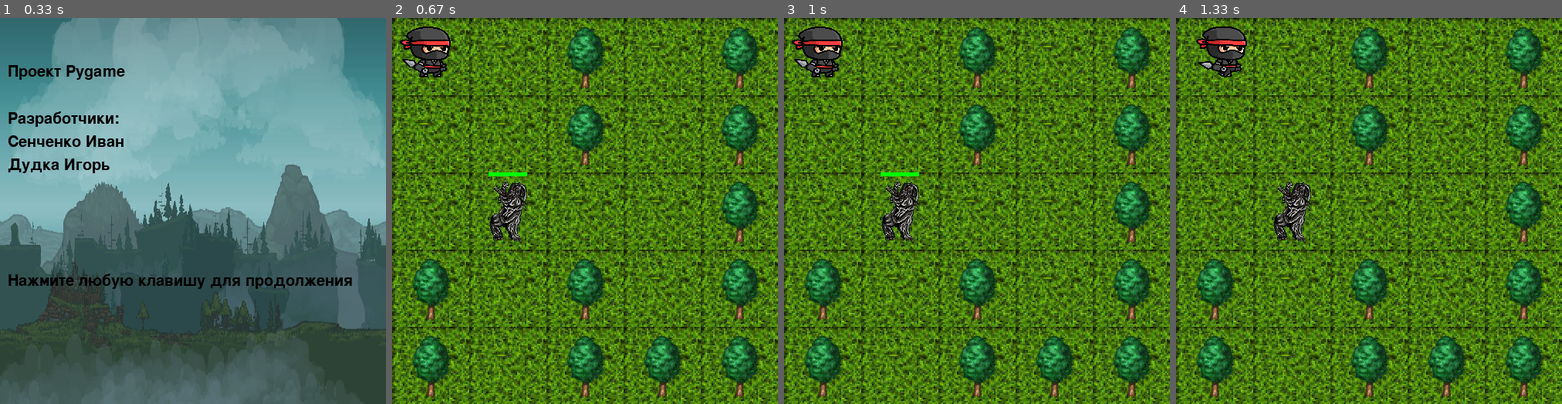
Above: before the commit, frames 1-4 (left to right).
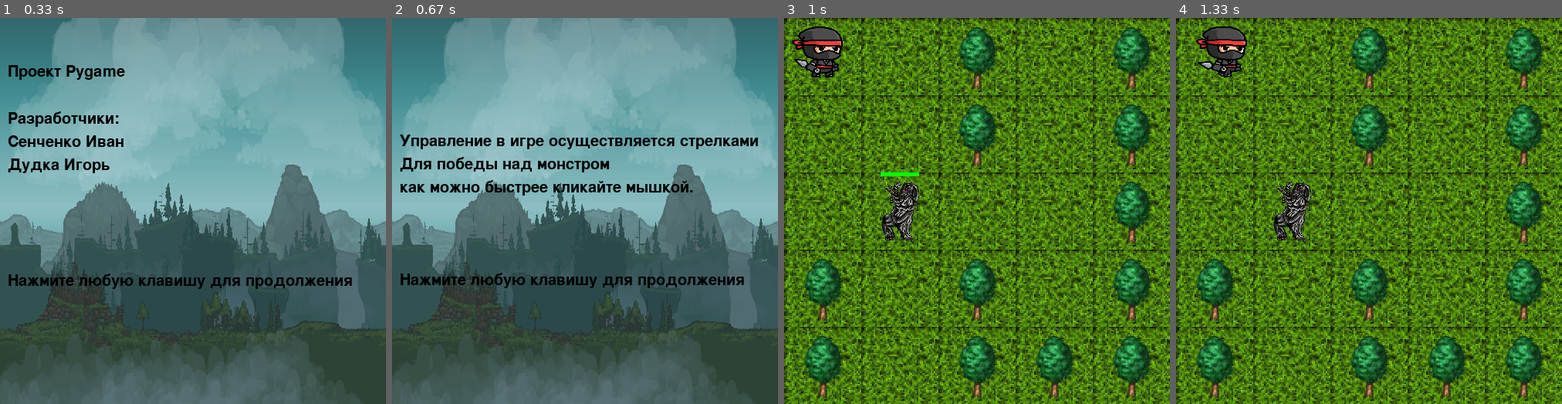
Above: after the commit, the same moments.

Repository: 1gordudka/pygameproject
Game: pygame game, started from Game.py
Same seed, same stepped clock (60 frames per second), same inputs: the game is played once before the commit and once after it.
Inputs:
- Up to frame 1 (0.33 s): no input
- Up to frame 2 (0.67 s): hold Right from 0.33 s (still down)
- Up to frame 3 (1 s): release Right at 0.8 s; hold Up from 0.83 s (still down)
- Up to frame 4 (1.33 s): release Up at 1.13 s; hold Right from 1.17 s (still down)

Frame 1 is identical in both runs. In frame 2, 100% of the frame differs, in the area x 0-100%, y 0-100%; in frame 3, nothing differs; in frame 4, nothing differs.

Commit message:
Update Game.py
Исправил экран поражения и добавил экран обучения

Diff:
--- a/Game.py
+++ b/Game.py
@@ -74,7 +74,6 @@
             return False
 
     def free_tile(self, num):
-        print(*self.map)
         for i in range(len(self.map)):
             if str(num) in self.map[i]:
                 self.map[i][self.map[i].index(str(num))] = "_"
@@ -183,6 +182,39 @@
                 return
         pygame.display.flip()
 
+def tutorial_screen():
+    intro_text = ["", "",
+                  "",
+                  "Управление в игре осуществляется стрелками",
+                  "Для победы над монстром",
+                  "как можно быстрее кликайте мышкой.",
+                  "",
+                  "",
+                  "",
+                  "Нажмите любую клавишу для продолжения"]
+
+    fon = pygame.transform.scale(load_image('main_screen.jpeg'), (width, height))
+    screen.blit(fon, (0, 0))
+    font = pygame.font.Font(None, 30)
+    text_coord = 50
+    for line in intro_text:
+        string_rendered = font.render(line, 1, pygame.Color('black'))
+        intro_rect = string_rendered.get_rect()
+        text_coord += 10
+        intro_rect.top = text_coord
+        intro_rect.x = 10
+        text_coord += intro_rect.height
+        screen.blit(string_rendered, intro_rect)
+
+    while True:
+        for event in pygame.event.get():
+            if event.type == pygame.QUIT:
+                terminate()
+            elif event.type == pygame.KEYDOWN or \
+                    event.type == pygame.MOUSEBUTTONDOWN:
+                return
+        pygame.display.flip()
+
 
 def win_screen():
     text = ["ВЫ ПОБЕДИЛИ!!!"]
@@ -216,7 +248,7 @@
 
 def lose_screen():
 
-    text = ["Вы проиграли...(( Нажмите L"]
+    text = ["ВЫ ПРОИГРАЛИ..."]
     fon = pygame.transform.scale(load_image('main_screen.jpeg'), (width, height))
     screen.blit(fon, (0, 0))
     font = pygame.font.Font(None, 30)
@@ -226,32 +258,21 @@
     intro_rect.top = text_coord
     intro_rect.x = 150
 
+
+
+
     while True:
 
-        stars.update()
         screen.fill((0, 0, 0))
         screen.blit(fon, (0, 0))
         for line in text:
             screen.blit(string_rendered, intro_rect)
-        stars.draw(screen)
         clock.tick(50)
         for event in pygame.event.get():
             if event.type == pygame.QUIT:
                 terminate()
-            elif event.type == pygame.KEYDOWN or \
-                    event.type == pygame.MOUSEBUTTONDOWN:
-                resetAll()
-                return
         pygame.display.flip()
 
-
-def resetAll():
-    global location
-    global hero_hp
-    global enemies_hp
-    location = 0
-    hero_hp = 500
-    enemies_hp = [100, 200, 100, 200, 100, 200, 100, 200]
 
 def new_location(brd):
     global location
@@ -561,6 +582,7 @@
     camera = Camera()
     clock = pygame.time.Clock()
     start_screen()
+    tutorial_screen()
     pygame.mixer.music.play(-1)
     enemy_num = 0
     enemy = Monster(100, 0, 0)
